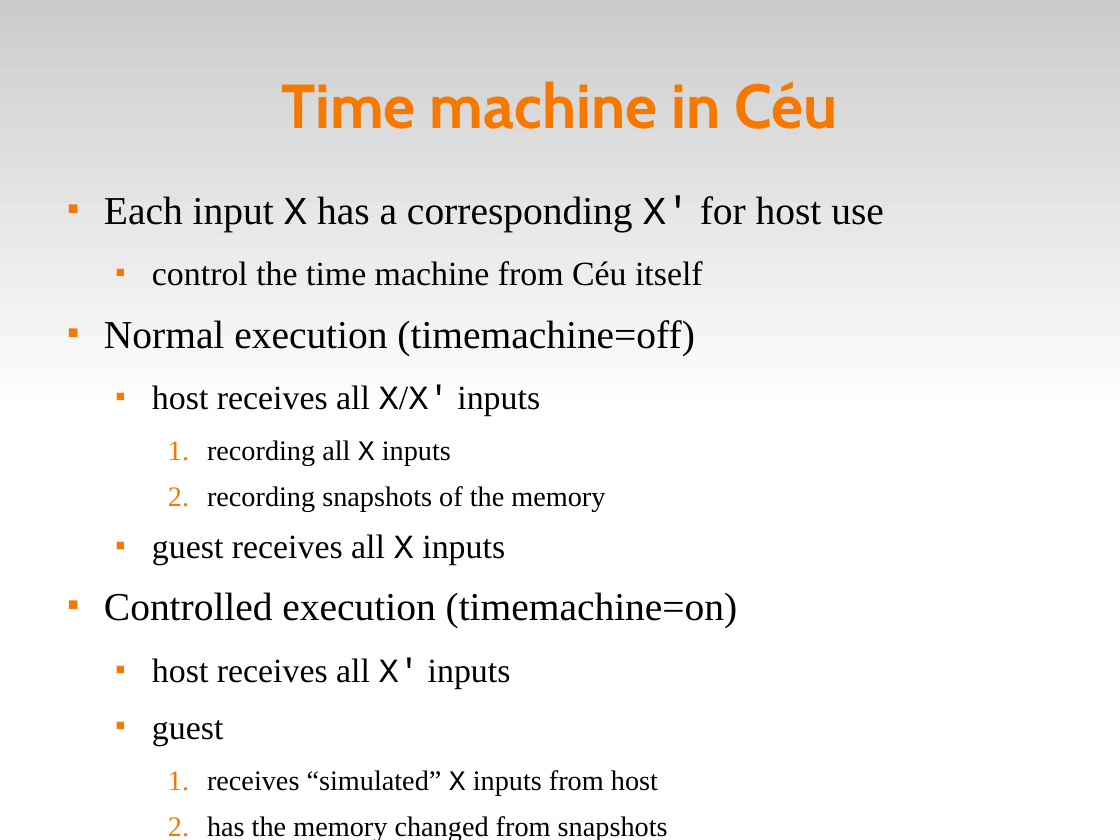
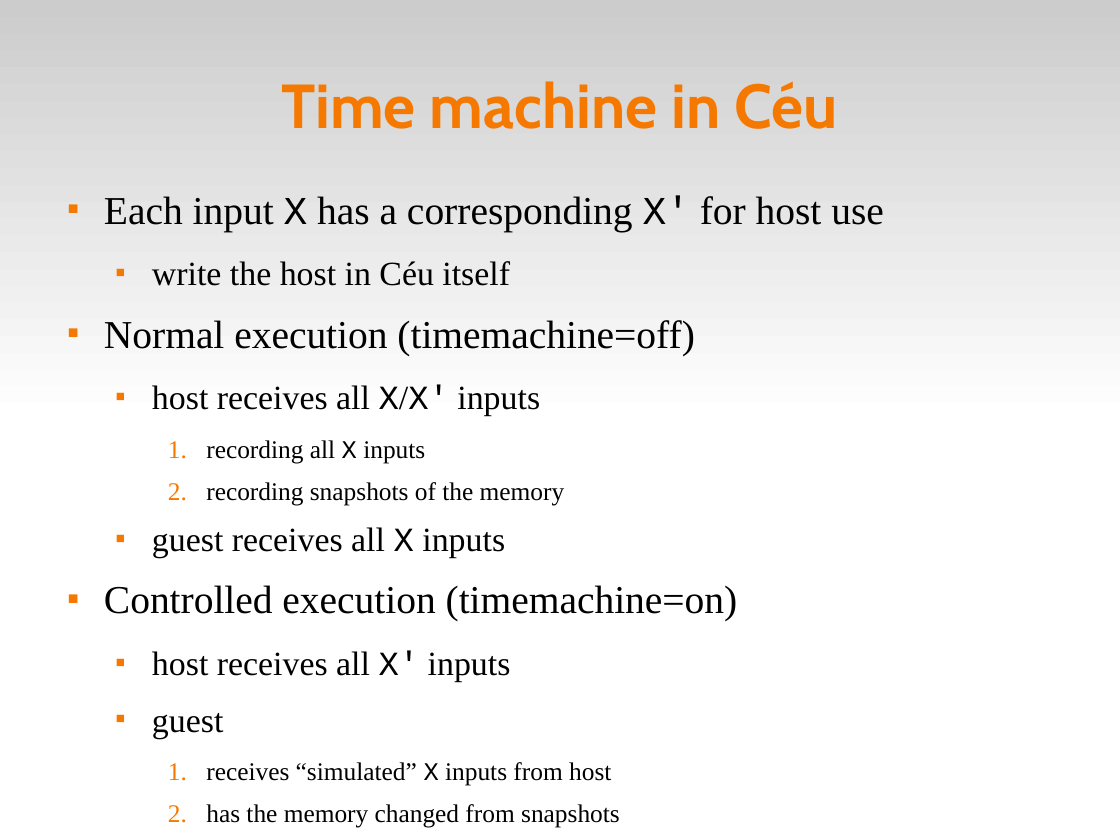
Before and after one commit to fsantanna-no/ceu-docs, a slide deck: slide 8 of TM/ceu_tm.odp. Drawn at 1120x840 pixels with LibreOffice and Linux fonts; fonts in the diff are those of the drawing. Boxes give left, top, right and bottom in pixels: in the first picture for what was removed or moved away, otherwise in the second. Text is boxed around its words. In the diff, an @@ line names an element or a change of style, - is before the commit and + after.

```diff
--- a/TM/ceu_tm.odp
+++ b/TM/ceu_tm.odp
@@ text at [152, 261, 510, 286]: text changed @@
-  ■ control the time machine from Céu itself
+  ■ write the host in Céu itself
@@ text at [206, 440, 620, 828]: size 20 to 18 pt in "recording all X inputs", "recording snapshots of the memory", "receives “simulated” X inputs from host", "has the memory changed from snapshots" @@
```
Also in this commit, not shown: 6 other slides changed, 4 slides added, 1 slide removed.
